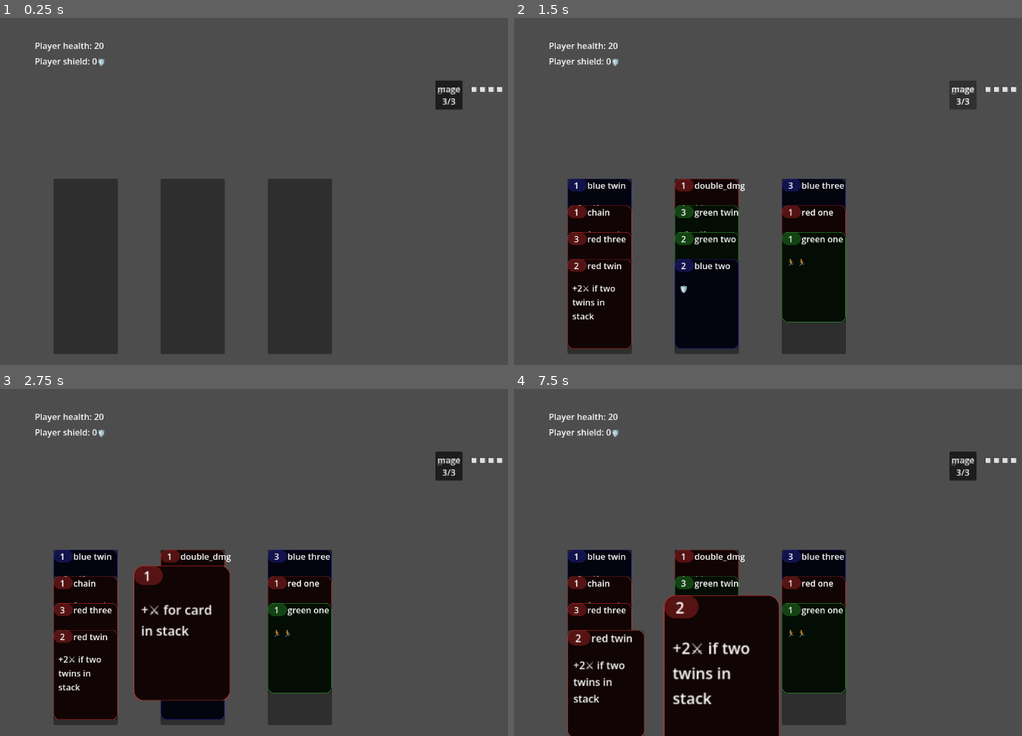
Above: before the commit, frames 1-4 (two rows, left to right).
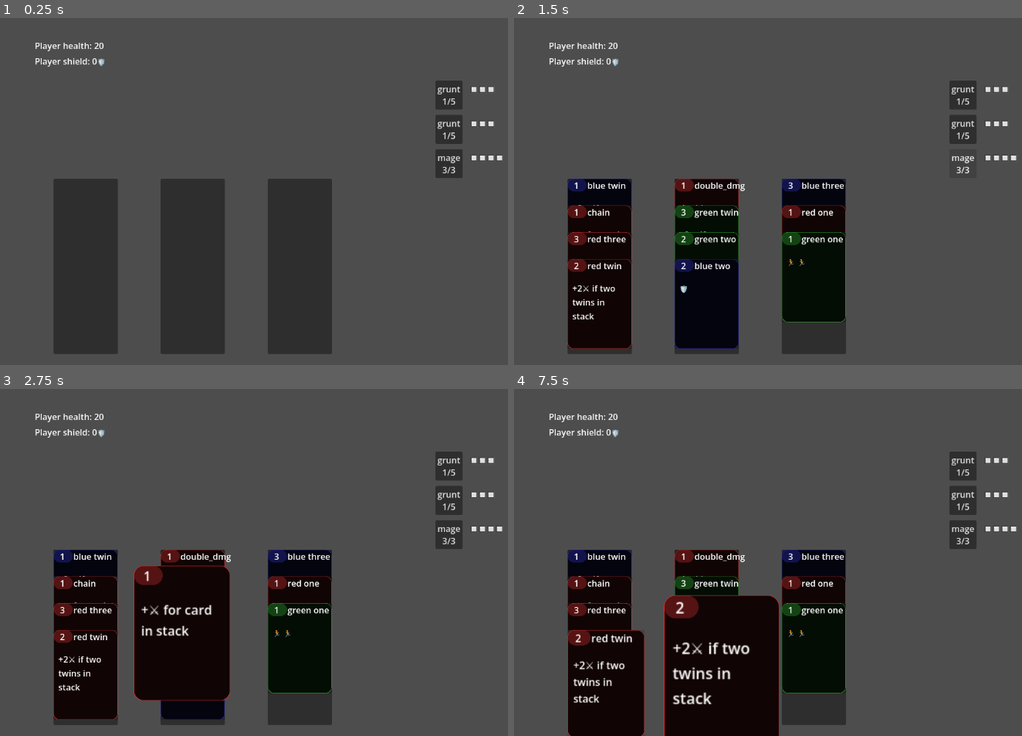
Above: after the commit, the same moments.

Repository: tgbrooks/cocards
Game: Godot game, scene res://main.tscn
Two runs of this game, one before a commit and one after it. Both use one fixed random seed, a clock stepped at 60 frames per second and the inputs below.
Inputs (mouse positions are in pixels of both pictures, inside the frame that each line leads up to):
- Up to frame 1 (0.25 s): no input
- Up to frame 2 (1.5 s): click "grunt 1/5" at 0.5 s; click "mage 3/3" at 1.25 s
- Up to frame 3 (2.75 s): click (86, 593) at 2.02 s
- Up to frame 4 (7.5 s): click "grunt 1/5" at 2.75 s; click "mage 3/3" at 3.5 s; click (600, 593) at 4.27 s; click "grunt 1/5" at 5 s; click "mage 3/3" at 5.75 s; click (600, 593) at 6.52 s; click (600, 638) at 7.27 s

The runs differ from the first frame. In frame 1, 1.0% of the frame differs, in the area x 85-99%, y 19-47%; in frame 2, 0.7%; in frame 3, 1.0%; in frame 4, 1.0%.

Commit message:
Fix positions and remove printout

Diff:
--- a/card_data.gd
+++ b/card_data.gd
@@ -24,7 +24,6 @@
 	card_flipped.emit(face)
 
 static func can_chain(cards: Array[CardData]) -> bool:
-	print("Checking card chain", cards)
 	var curr_number = null
 	for card in cards:
 		if curr_number == null:
--- a/enemy_area.gd
+++ b/enemy_area.gd
@@ -8,6 +8,9 @@
 		state = value
 		_on_state_set()
 @onready var main = get_parent()
+
+func _process(_delta):
+	_position_enemies()
 
 func _on_state_set():
 	state.enemy_made.connect(_make_enemy)
@@ -31,7 +34,7 @@
 	for i in enemies.size():
 		var enemy = enemies[i]
 		enemy.position = Vector2(0, top)
-		top += enemy.size.y + 10
+		top += enemy.button.size.y + 10
 
 func lookup_enemy(data: EnemyData) -> Enemy:
 	return data_to_enemy[data]
